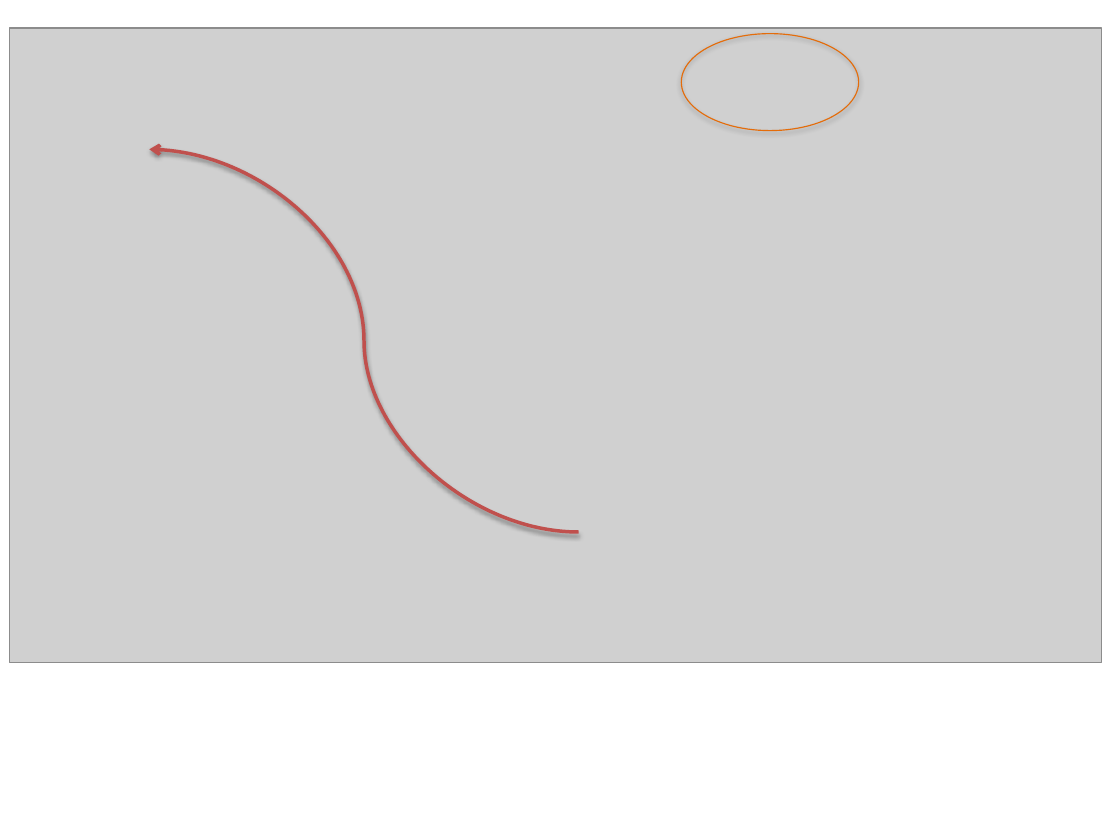
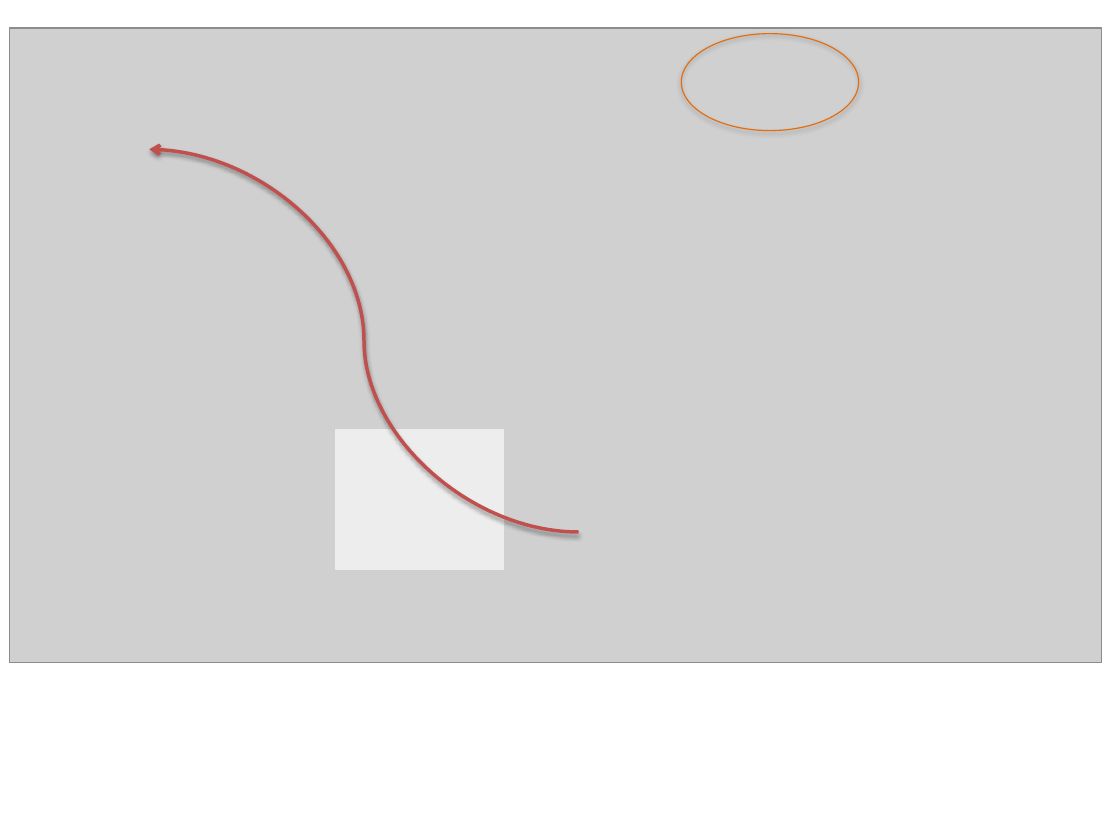
Before and after one commit to omorandi/whymca-conf-2011, a slide deck: slide 56 of presentation/whymca11_morandi.pptx. Drawn at 1120x840 pixels with LibreOffice and Linux fonts; fonts in the diff are those of the drawing; grey boxes stand for pictures; background and template pictures are left out. Boxes give left, top, right and bottom in pixels: in the first picture for what was removed or moved away, otherwise in the second. Text is boxed around its words. In the diff, an @@ line names an element or a change of style, - is before the commit and + after.

Commit message:
updated presentation and added english translation

```diff
--- a/presentation/whymca11_morandi.pptx
+++ b/presentation/whymca11_morandi.pptx
@@ rectangle added at (x1=336, y1=429, x2=504, y2=569), fill #EDEDED, outline #EDEDED 0.75 pt @@
```
Also in this commit, not shown: 3 other files.
